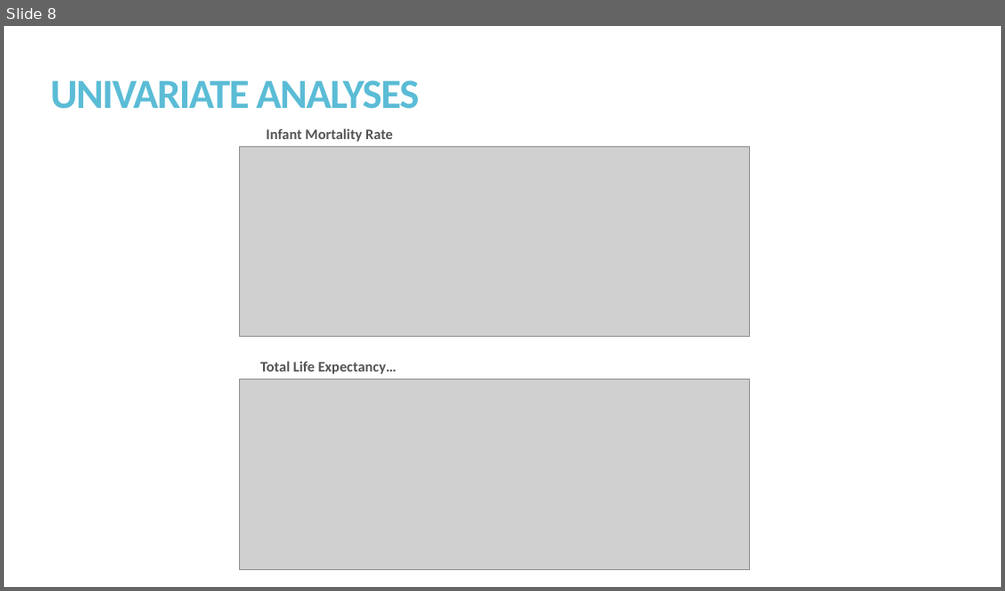
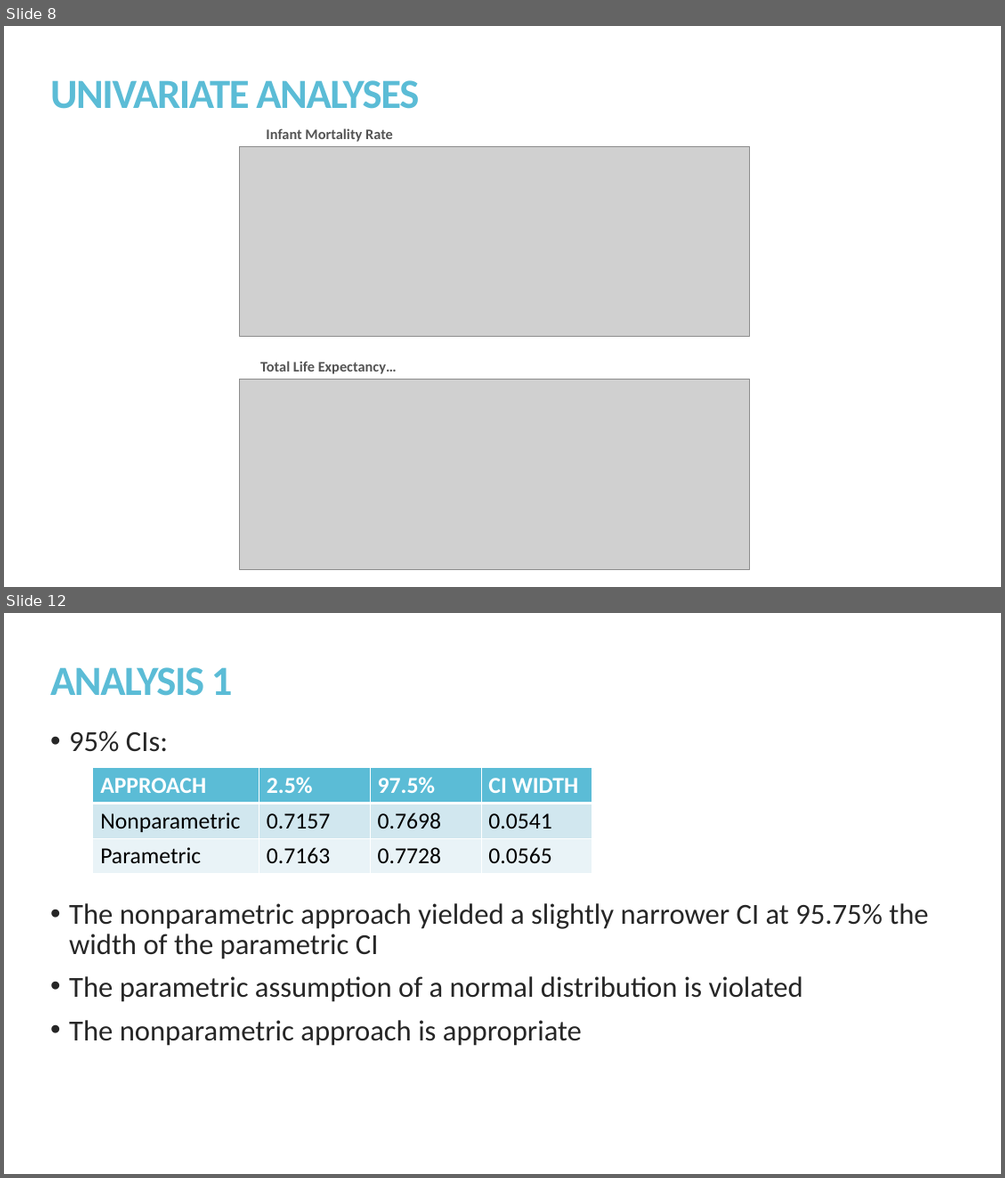
Before and after one commit to kmprioliPROF/MAT_8452_Final_Project, a slide deck: Prioli_Final_Proj.pptx. Shown one above the other, each under a label of ours: slide 8 before the commit, slides 8 and 12 after it; the slides between them are not shown. The pictures are 1005x591 and 1005x1178 pixels, drawn with LibreOffice and Linux fonts; fonts in the diff are those of the drawing; grey boxes stand for pictures. Boxes give left, top, right and bottom in pixels: in the first picture for what was removed or moved away, otherwise in the second. Text is boxed around its words. In the diff, an @@ line names an element or a change of style, - is before the commit and + after.

Commit message:
Elaborating on Analysis 1 results; edits to slides

```diff
--- a/Prioli_Final_Proj.pptx
+++ b/Prioli_Final_Proj.pptx
@@ slide 12 added at box(4, 613, 1001, 1174), background #FFFFFF @@
@@ title added at box(50, 667, 233, 696), 40 pt, text #5BBCD6, bold @@
+ANALYSIS 1
@@ text added at box(69, 730, 928, 1046), 28 pt, text #262626 @@
+• 95% CIs:
+• The nonparametric approach yielded a slightly narrower CI at 95.75% the width of the parametric CI
+• The parametric assumption of a normal distribution is violated
+• The nonparametric approach is appropriate
@@ table added at box(93, 768, 593, 873), 3 rows, 4 columns @@
+APPROACH | 2.5% | 97.5% | CI WIDTH
+Nonparametric | 0.7157 | 0.7698 | 0.0541
+Parametric | 0.7163 | 0.7728 | 0.0565
```
Also in this commit, not shown: 3 slides changed, 2 other slides added, 2 slides removed, 1 other file.
